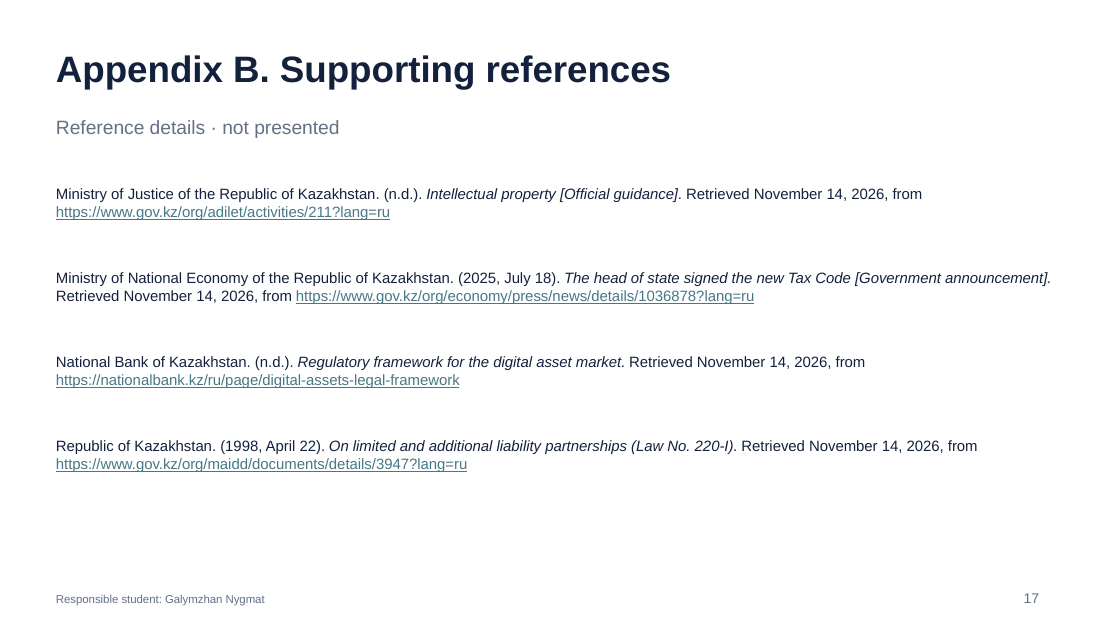
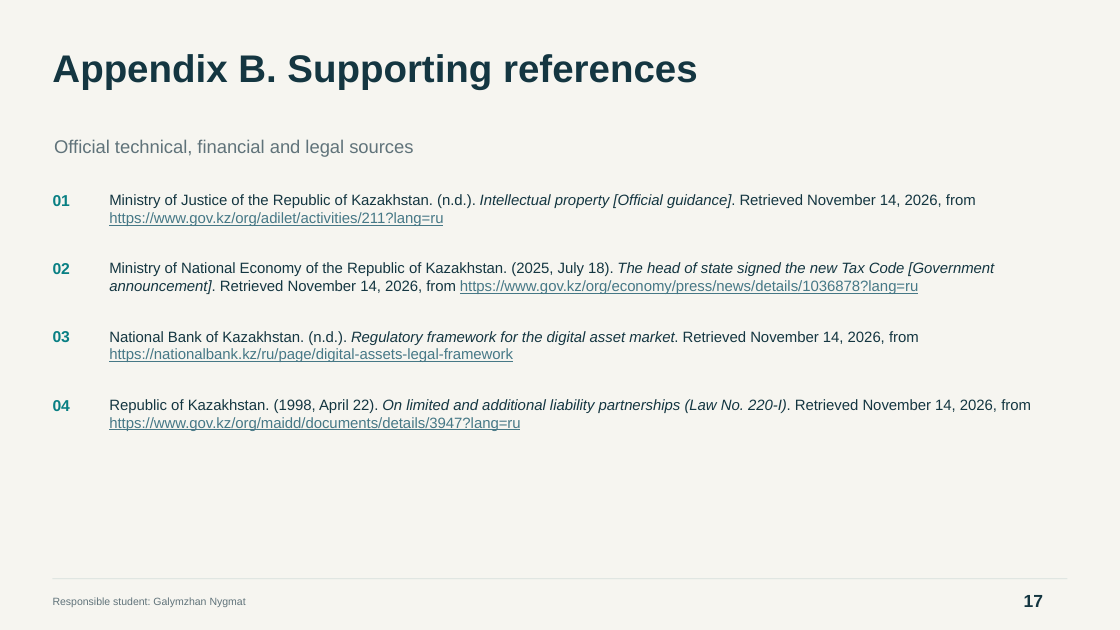
Before and after one commit to Arlan-prog/FinanceFinal, a slide deck: slide 17 of Final_Project_Presentation.pptx. Drawn at 1120x630 pixels with LibreOffice and Linux fonts; fonts in the diff are those of the drawing. Boxes give left, top, right and bottom in pixels: in the first picture for what was removed or moved away, otherwise in the second. Text is boxed around its words. In the diff, an @@ line names an element or a change of style, - is before the commit and + after.

```diff
--- a/Final_Project_Presentation.pptx
+++ b/Final_Project_Presentation.pptx
@@ background #FFFFFF to #F6F5F0 @@
@@ text "Appendix B. Supporting references" at [52,54,698,89]: size 31.5 to 33 pt, text colour #14213D to #143641 @@
@@ text at [54,139,413,157]: text changed; size 16.5 to 15.8 pt; text colour #647086 to #60737A @@
-Reference details · not presented
+Official technical, financial and legal sources
@@ text added at [53,195,70,206], 13.5 pt, text #087F83, bold @@
+01
@@ text "Ministry of Justice of the ...": place and size @@
-text "Ministry of Justice of the ..." at [56,188,923,220]
+text "Ministry of Justice of the ..." at [109,194,976,226]
@@ text "Ministry of Justice of the ..." at [109,194,976,226]: text colour #14213D to #143641 in "Ministry of Justice of the Republic of ..." @@
@@ text added at [53,263,70,274], 13.5 pt, text #087F83, bold @@
+02
@@ text "Ministry of National Economy of ...": place and size @@
-text "Ministry of National Economy of ..." at [56,272,1051,304]
+text "Ministry of National Economy of ..." at [109,262,994,294]
@@ text "Ministry of National Economy of ..." at [109,262,994,294]: text colour #14213D to #143641 in "Ministry of National Economy of the Republic ..." @@
@@ text "National Bank of Kazakhstan. (n.d.). ...": place and size @@
-text "National Bank of Kazakhstan. (n.d.). ..." at [56,356,866,388]
+text "National Bank of Kazakhstan. (n.d.). ..." at [109,331,919,362]
@@ text "National Bank of Kazakhstan. (n.d.). ..." at [109,331,919,362]: text colour #14213D to #143641 in "National Bank of Kazakhstan. (n.d.). Regulatory framework ..." @@
@@ text added at [53,331,70,342], 13.5 pt, text #087F83, bold @@
+03
@@ text added at [53,400,70,411], 13.5 pt, text #087F83, bold @@
+04
@@ text "Republic of Kazakhstan. (1998, April ...": place and size @@
-text "Republic of Kazakhstan. (1998, April ..." at [56,440,978,472]
+text "Republic of Kazakhstan. (1998, April ..." at [109,399,1031,431]
@@ text "Republic of Kazakhstan. (1998, April ..." at [109,399,1031,431]: text colour #14213D to #143641 in "Republic of Kazakhstan. (1998, April 22). On ..." @@
@@ text "Responsible student: Galymzhan Nygmat" at [53,597,246,607]: size 9.8 to 9 pt, text colour #647086 to #60737A @@
@@ rectangle added at [52,579,1067,580], fill #D5DEDB @@
@@ text "17" at [1024,595,1043,607]: size 12 to 15 pt, text colour #647086 to #143641, bold on @@
```
Also in this commit, not shown: 15 other slides changed, 7 slides added, 7 slides removed, 11 other files.
